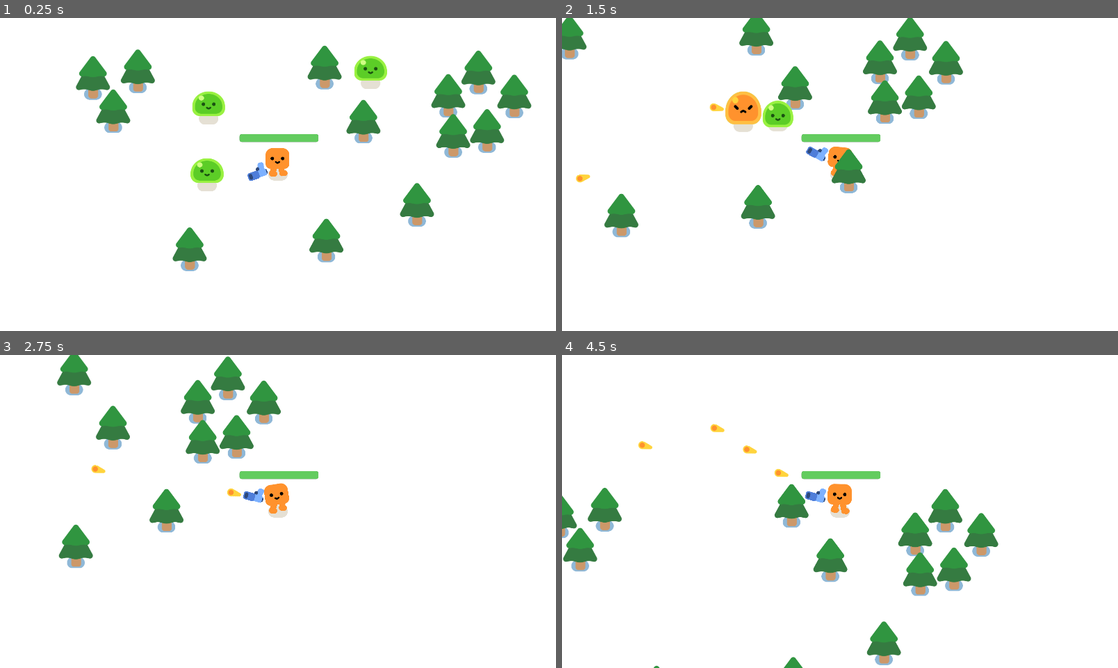
Above: before the commit, frames 1-4 (two rows, left to right).
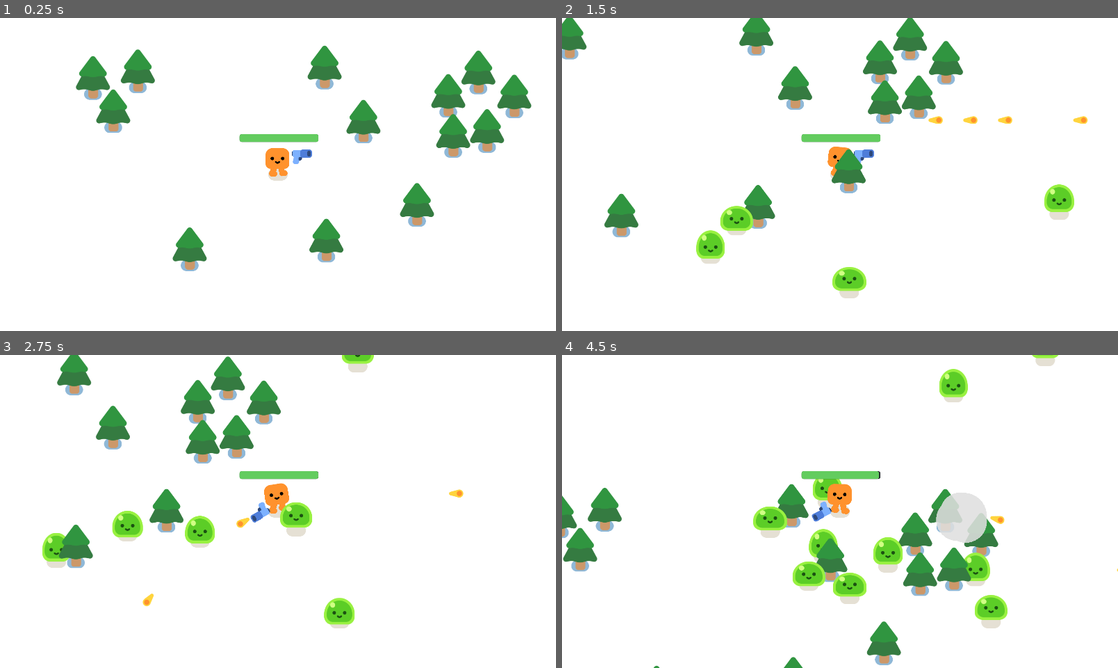
Above: after the commit, the same moments.

Repository: peeryo/Survivors
Game: Godot game, scene res://survivors_game.tscn
Same seed, same stepped clock (60 frames per second), same inputs: the game is played once before the commit and once after it.
Inputs:
- Up to frame 1 (0.25 s): no input
- Up to frame 2 (1.5 s): hold D (move_right) 0.53-1.28 s; hold S (move_down) from 1.28 s (still down)
- Up to frame 3 (2.75 s): release S (move_down) at 2.03 s; hold D (move_right) from 2.03 s (still down)
- Up to frame 4 (4.5 s): release D (move_right) at 2.78 s; hold W (move_up) 2.78-3.53 s; hold A (move_left) from 3.53 s (still down)

The runs differ from the first frame. In frame 1, 1.7% of the frame differs, in the area x 34-70%, y 12-56%; in frame 2, 3.5%; in frame 3, 2.9%; in frame 4, 5.4%, in the area x 13-100%, y 0-88%.

Commit message:
Finished mobs spawning around player

Diff:
--- /dev/null
+++ b/survivors_game.gd
@@ -0,0 +1,11 @@
+extends Node2D
+
+func spawn_mob():
+	var new_mob = preload("res://mob.tscn").instantiate()
+	%PathFollow2D.progress_ratio = randf()
+	new_mob.global_position = %PathFollow2D.global_position
+	add_child(new_mob)
+
+
+func _on_timer_timeout():
+	spawn_mob()
--- a/survivors_game.tscn
+++ b/survivors_game.tscn
@@ -1,11 +1,18 @@
-[gd_scene load_steps=4 format=3 uid="uid://bwkye65d6uu32"]
+[gd_scene load_steps=5 format=3 uid="uid://bwkye65d6uu32"]
 
+[ext_resource type="Script" path="res://survivors_game.gd" id="1_b5p7a"]
 [ext_resource type="PackedScene" uid="uid://cpcqbi7ng18xt" path="res://player.tscn" id="1_xyihy"]
 [ext_resource type="PackedScene" uid="uid://y50ys8usctg0" path="res://pine_tree.tscn" id="2_rwk7x"]
-[ext_resource type="PackedScene" uid="uid://dgh6tjjrxmelm" path="res://mob.tscn" id="3_vn361"]
+
+[sub_resource type="Curve2D" id="Curve2D_ifb4y"]
+_data = {
+"points": PackedVector2Array(0, 0, 0, 0, -71, -82, 0, 0, 0, 0, 2006, -82, 0, 0, 0, 0, 2008, 1173, 0, 0, 0, 0, -95, 1164, 0, 0, 0, 0, -84, -75)
+}
+point_count = 5
 
 [node name="Game" type="Node2D"]
 y_sort_enabled = true
+script = ExtResource("1_b5p7a")
 
 [node name="CanvasLayer" type="CanvasLayer" parent="."]
 layer = -30
@@ -16,6 +23,14 @@
 
 [node name="Player" parent="." instance=ExtResource("1_xyihy")]
 position = Vector2(852, 561)
+
+[node name="Path2D" type="Path2D" parent="Player"]
+position = Vector2(-852, -561)
+curve = SubResource("Curve2D_ifb4y")
+
+[node name="PathFollow2D" type="PathFollow2D" parent="Player/Path2D"]
+unique_name_in_owner = true
+position = Vector2(-71, -82)
 
 [node name="PineTree" parent="." instance=ExtResource("2_rwk7x")]
 position = Vector2(213, 283)
@@ -56,11 +71,8 @@
 [node name="PineTree13" parent="." instance=ExtResource("2_rwk7x")]
 position = Vector2(1332, 721)
 
-[node name="Mob" parent="." instance=ExtResource("3_vn361")]
-position = Vector2(533, 610)
+[node name="Timer" type="Timer" parent="."]
+wait_time = 0.3
+autostart = true
 
-[node name="Mob2" parent="." instance=ExtResource("3_vn361")]
-position = Vector2(554, 321)
-
-[node name="Mob3" parent="." instance=ExtResource("3_vn361")]
-position = Vector2(1225, 193)
+[connection signal="timeout" from="Timer" to="." method="_on_timer_timeout"]
